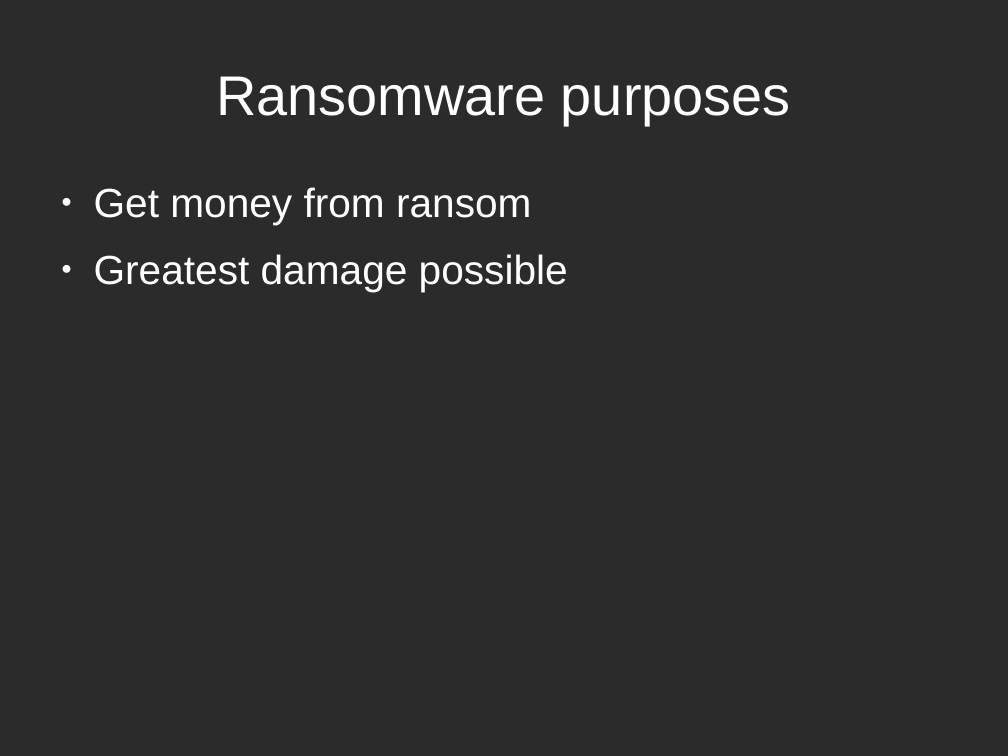
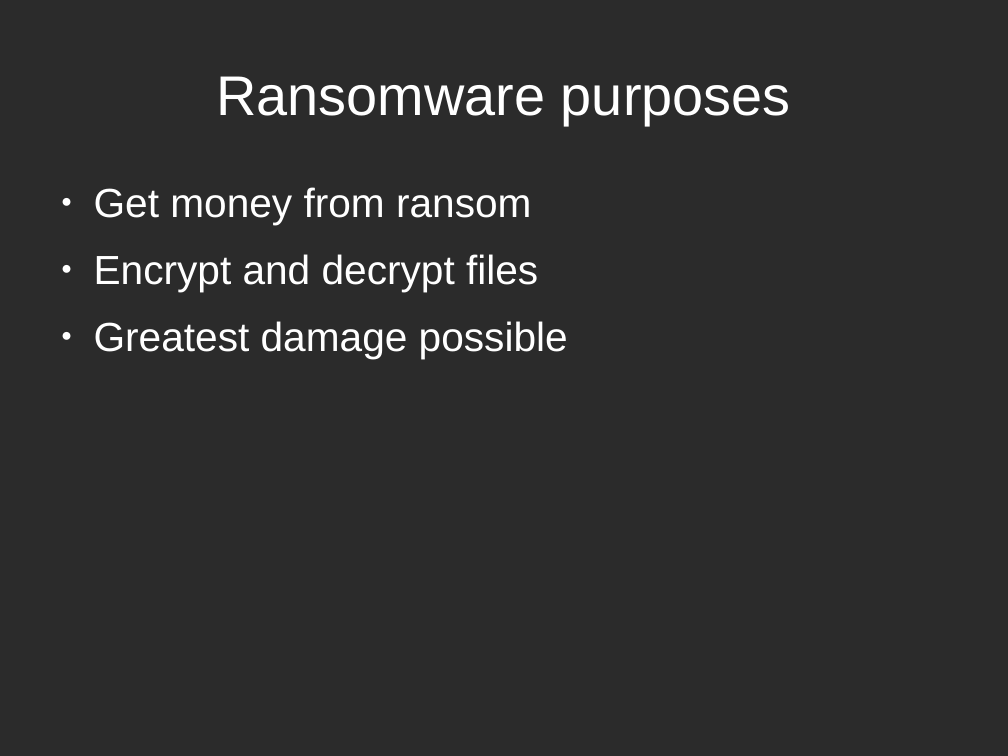
Before and after one commit to tarcisio-marinho/GonnaCry, a slide deck: slide 2 of Python/talk/na_beira_do_rio.odp. Drawn at 1008x756 pixels with LibreOffice and Linux fonts; fonts in the diff are those of the drawing; background and template pictures are left out; a plain dark background stands for a picture behind light text. Boxes give left, top, right and bottom in pixels: in the first picture for what was removed or moved away, otherwise in the second. Text is boxed around its words. In the diff, an @@ line names an element or a change of style, - is before the commit and + after.

```diff
--- a/Python/talk/na_beira_do_rio.odp
+++ b/Python/talk/na_beira_do_rio.odp
@@ text at bbox=[94, 254, 538, 292]: paragraph added @@
+● Encrypt and decrypt files
```
Also in this commit, not shown: 2 other slides changed, 2 slides added, 1 slide removed, 1 other file.
